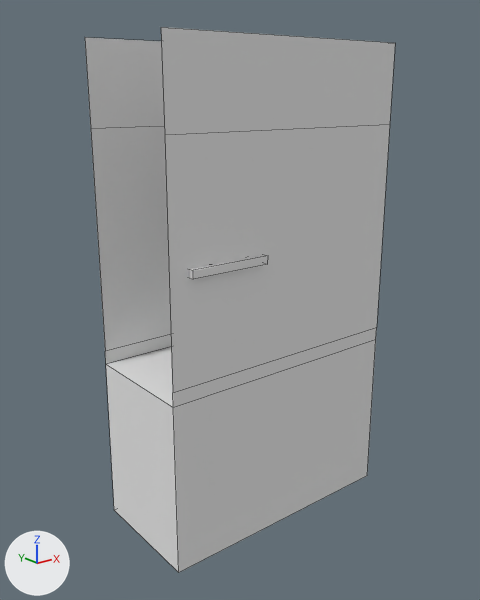
The FBX model Prototipo/Assets/Assets/WardrobeMesh/rannaWardrobe.fbx, before and after one commit.
Camera for both pictures: a 50 mm camera at (-4.89, -5.85, 2.03) aimed at (-0.15, 0.07, -0.33). Every picture has the same lights, and +X, +Y and +Z are marked at lower left. Mesh edges are drawn as thin lines. Where no turn or scale is listed for an object, it has been applied to the vertices. Vertices at the same position are counted once.

In view in the first picture: 'Fitting room'.
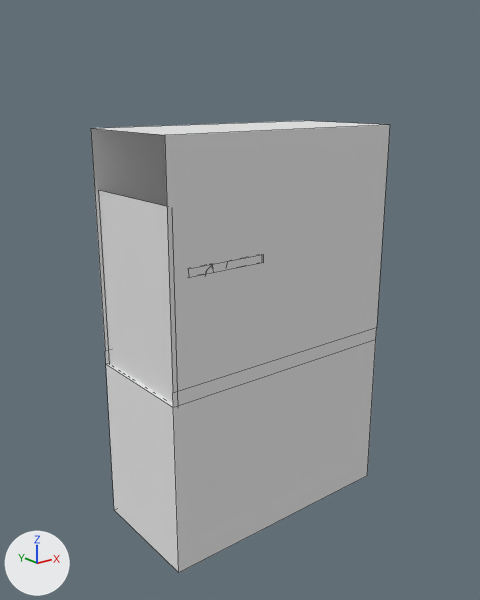
Where the newer file only moved an object's origin or applied its transform, the numbers keep the older frame.

What differs and where, as boxes (x1, y1, x2, y2) in the pictures (480 x 600 px; the box of a moved part takes in the faces that stretch with it):
'Fitting room', reshaped (17% shorter)
    before: (85, 27, 395, 572)
    after: (91, 121, 390, 572)
'Fitting room curtain', added
    after: (99, 191, 178, 403)
part 1 of me_fitting_room, moved or reshaped
    before: (189, 255, 268, 279)
    after: (189, 255, 264, 278)
part 2 of me_fitting_room, cut back
    before: (85, 27, 395, 135)
    after: (92, 121, 385, 135)

The change, as a diff of the scene's bpy script:
```diff
--- a/Prototipo/Assets/Assets/WardrobeMesh/rannaWardrobe.fbx.py
+++ b/Prototipo/Assets/Assets/WardrobeMesh/rannaWardrobe.fbx.py
@@ mat_material_004 @@
+mat_material_004 = principled_material('Material.004')
+mat_material_004.base_color = (0.8, 0.8, 0.8)  # white #e7e7e7
@@ me_fitting_room @@
 me_fitting_room.from_pydata(...)  # 202 vertices, 181 faces; spans x -1.6..1.5, y -0.73..0.8, z -3.01..2.56
 # used by ob_fitting_room; location = (0.0, 0.0, 0.0)
 # verts and faces of me_fitting_room; kept vertices keep their numbers, new ones are numbered from 202
 # before: 45 (-0.42, -0.73, 0.31) at pixel (267, 264), 46 (-0.42, -0.73, 0.4) at pixel (268, 255), 49 (-1.37, -0.73, 0.31) at pixel (193, 279), 50 (-1.37, -0.73, 0.4) at pixel (193, 270)
 # before: 102 (1.5, 0.77, 2.56), 103 (-1.6, 0.77, 2.56) at pixel (84, 37), 104 (-1.6, -0.66, 2.56) at pixel (160, 27), 105 (1.5, -0.66, 2.56) at pixel (395, 42), 128 (1.5, -0.66, 1.67) at pixel (389, 124)
 # before: 129 (-1.6, 0.77, 1.67) at pixel (90, 128), 130 (-1.6, -0.66, 1.67) at pixel (164, 135), 131 (1.5, 0.77, 1.67)
+# me_fitting_room part 1
+for i in [45, 46, 49, 50]: verts[i] += (0.0, 0.07, 0.0)
+# me_fitting_room part 2
+delete_vertices([*range(102, 106)])  # with the faces that use them
+faces += [(128, 130, 129, 131)]
 me_fitting_room.materials.append(mat_material)
@@ me_fitting_room_curtain @@
+me_fitting_room_curtain.from_pydata([(-0.1, -0.72, -1.02), (-0.1, -0.72, 1.02), (-0.1, 0.72, -1.02), (-0.1, 0.72, 1.02)], [], [(0, 1, 3, 2)])
+me_fitting_room_curtain.materials.append(mat_material_004)  # its picture is missing
@@ ob_fitting_room_curtain @@
+ob_fitting_room_curtain = bpy.data.objects.new('Fitting room curtain', me_fitting_room_curtain)
+ob_fitting_room_curtain.location = (-1.45, 0.06, -0.01)
```
